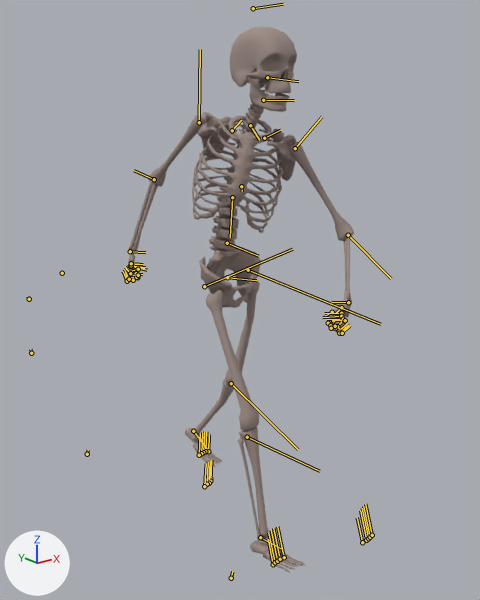
Two versions of the FBX model Sources/Soraya/Skeleton/Skeleton.FBX, one commit apart.
Before and after are seen from a 50 mm lens placed at (-1.412, -1.797, 1.56), pointed at (0.013, -0.016, 0.848). Every picture has the same lights, and +X, +Y and +Z are marked at lower left. Both versions are drawn at frame 286 of the action 'Take 001'; the numbers are the values there. The bones that bend it are drawn over the model as lines.

Names of what the first picture shows: 'Skeleton001'.
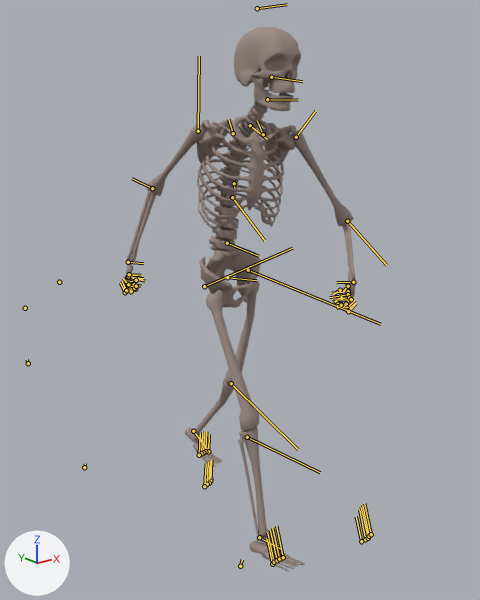
Changed parts and their boxes [x1, y1, x2, y2] in the pictures (480 x 600 px):
'Skeleton001', posed: before [126, 27, 354, 573]; after [124, 27, 356, 572]
bone 'Bip001 Spine1', root to tip: before (232, 197) to (230, 237); after (232, 197) to (264, 240)
bone 'Bip001 L Clavicle', root to tip: before (264, 138) to (280, 130); after (263, 134) to (257, 120)
bone 'Bip001 L UpperArm', root to tip: before (295, 148) to (322, 116); after (296, 137) to (315, 111)
bone 'Bip001 R UpperArm', root to tip: before (199, 122) to (200, 49); after (198, 131) to (199, 56)
bone 'Bip001 Head', root to tip: before (263, 100) to (294, 100); after (267, 99) to (298, 100)

What the commit changed:
Bone 'Bip001 Spine1' (bone_bip001_spine1) turns from (-35, 6, 18) to (-10, 6, 18) degrees about its own x, y and z.
Bone 'Bip001 L Clavicle' (bone_bip001_l_clavicle) turns from (10, -10, -57) to (8, -12, -42) degrees about its own x, y and z.
Bone 'Bip001 L UpperArm' (bone_bip001_l_upperarm) turns from (-2, 58, 8) to (-23, 51, -43) degrees about its own x, y and z.
Bone 'Bip001 R UpperArm' (bone_bip001_r_upperarm) turns from (-51, -68, 24) to (-60, -69, 58) degrees about its own x, y and z.
Bone 'Bip001 Head' (bone_bip001_head) turns from (11, 4, -22) to (-12, -6, -21) degrees about its own x, y and z.
